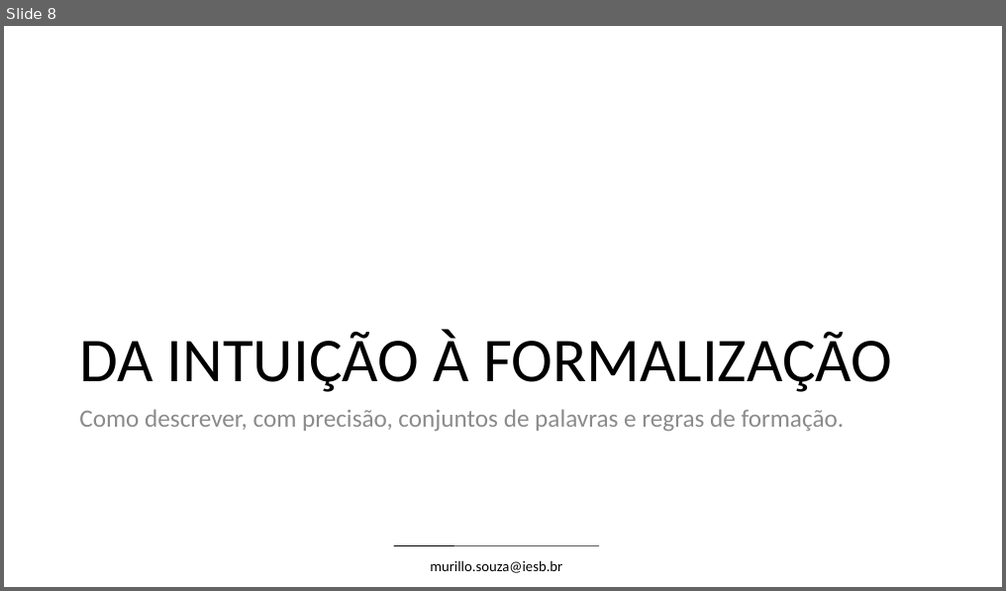
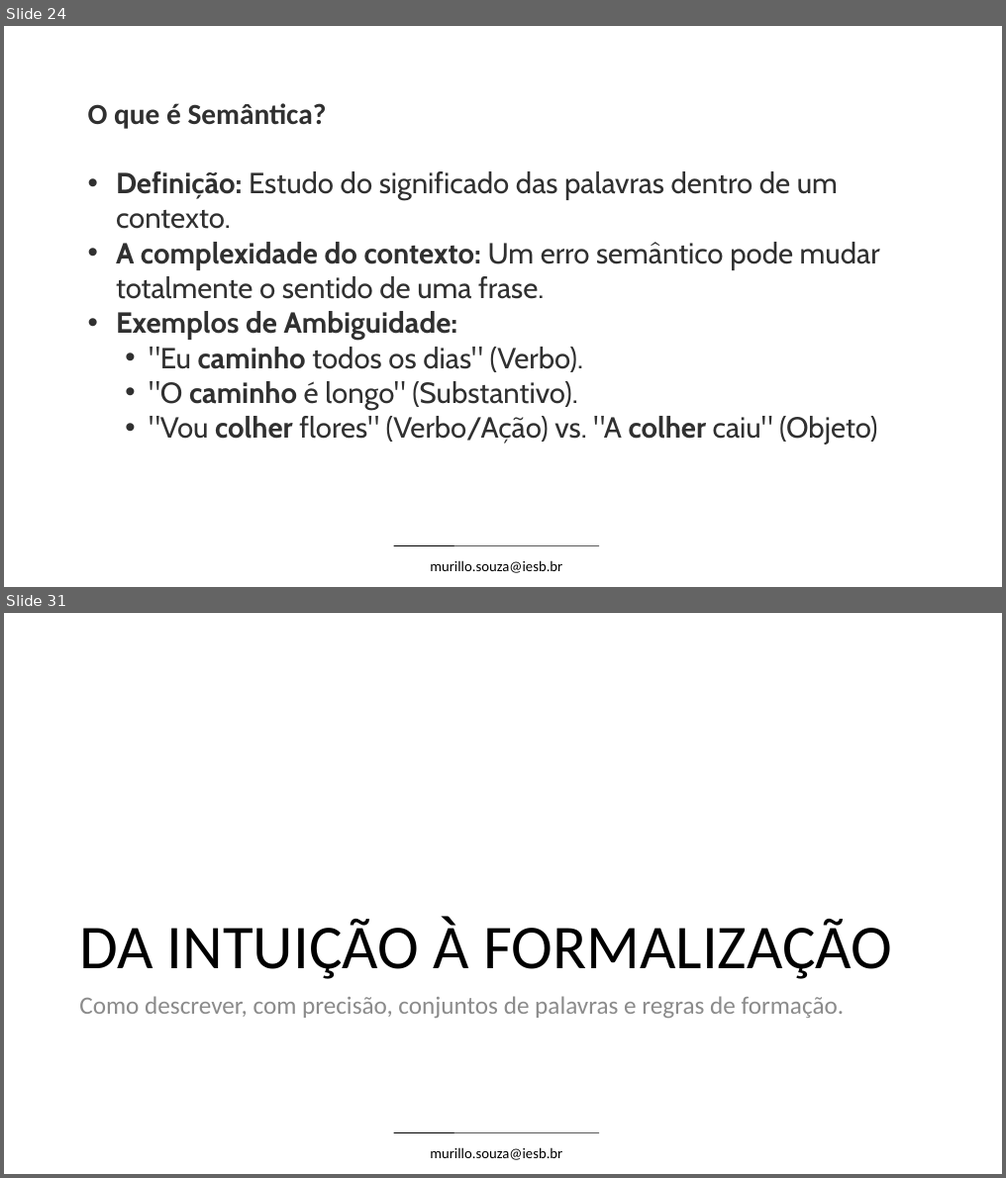
Before and after one commit to Thaynara3/linguagens_formais_e_automatos, a slide deck: conteudo/Unidade_1_Linguagens_Formais_e_Automatos.pptx. Shown one above the other, each under a label of ours: slide 8 before the commit, slides 24 and 31 after it; the slides between them are not shown. The pictures are 1006x591 and 1006x1178 pixels, drawn with LibreOffice and Linux fonts; fonts in the diff are those of the drawing; background and template pictures are left out. Boxes give left, top, right and bottom in pixels: in the first picture for what was removed or moved away, otherwise in the second. Text is boxed around its words. In the diff, an @@ line names an element or a change of style, - is before the commit and + after.

```diff
--- a/conteudo/Unidade_1_Linguagens_Formais_e_Automatos.pptx
+++ b/conteudo/Unidade_1_Linguagens_Formais_e_Automatos.pptx
@@ slide 24 added at (4,26,1002,587), background #FFFFFF; not listed: 2 template elements that a slide beside it also shows @@
@@ text added at (88,103,880,445), 28 pt, text #303030 @@
+O que é Semântica?
+• Definição: Estudo do significado das palavras dentro de um contexto.
+• A complexidade do contexto: Um erro semântico pode mudar totalmente o sentido de uma frase.
+• Exemplos de Ambiguidade:
+  • "Eu caminho todos os dias" (Verbo).
+  • "O caminho é longo" (Substantivo).
+  • "Vou colher flores" (Verbo/Ação) vs. "A colher caiu" (Objeto)
@@ what was slide 8 is now slide 31 @@
```
Also in this commit, not shown: 22 other slides added.
